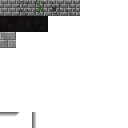
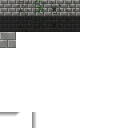
Revision of a layered 128×128 image; what changed, layer by layer:
"Vložená vrstva": opacity 58% → 44% over (0, 112, 37, 128)
painted on "Pozadí" over (0, 16, 80, 32)
